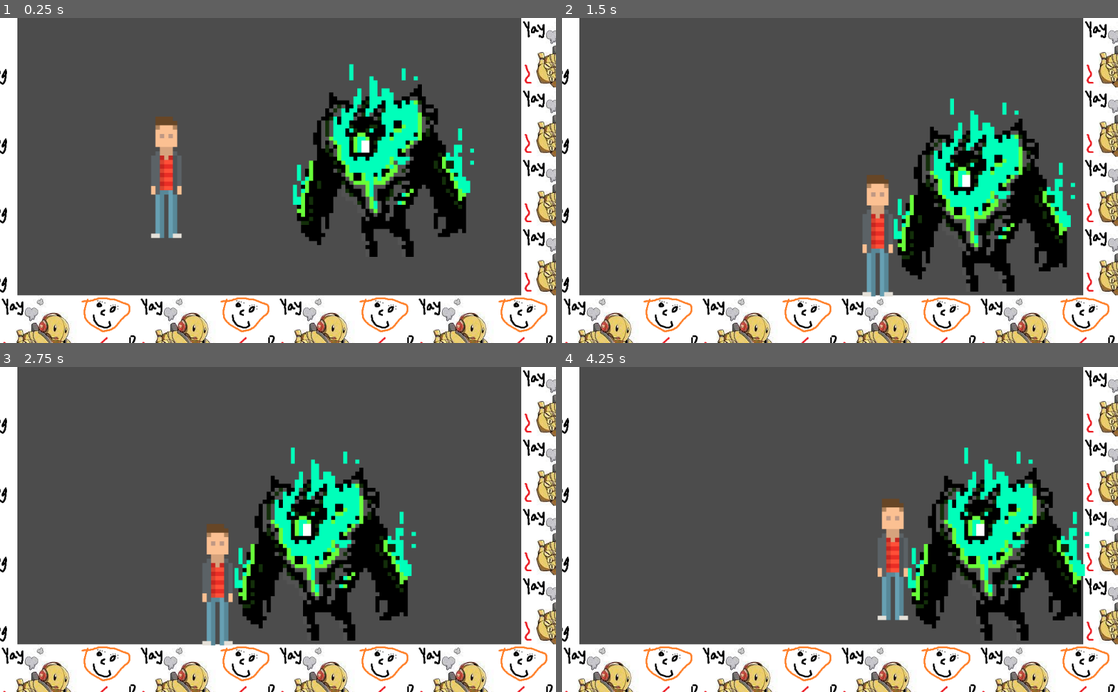
Above: before the commit, frames 1-4 (two rows, left to right).
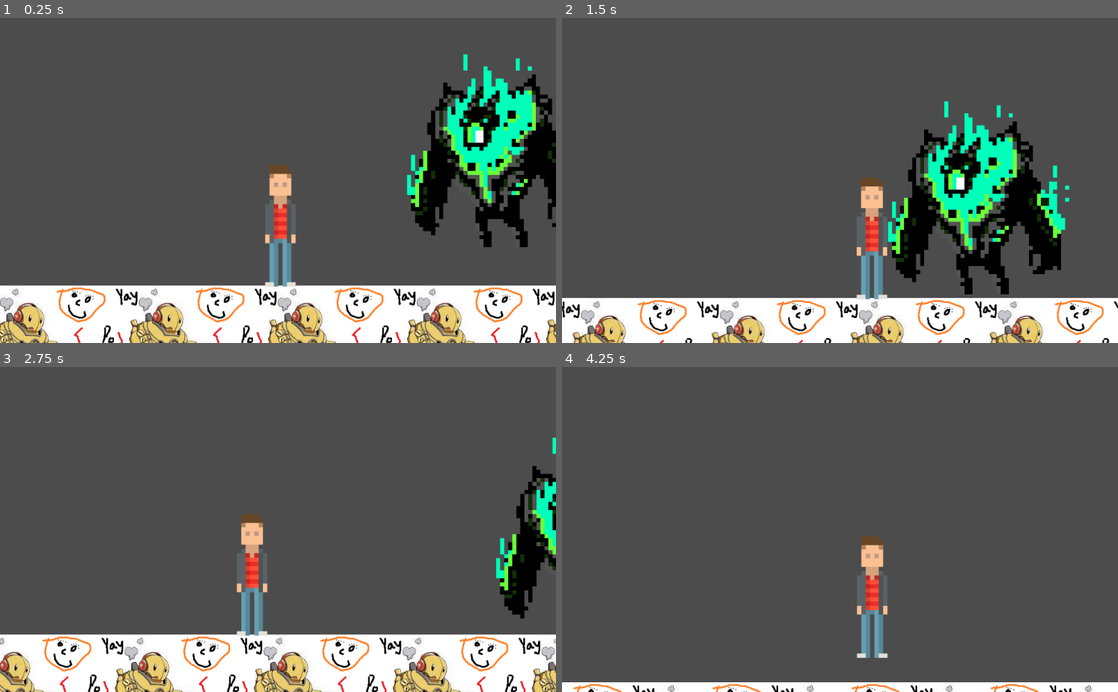
Above: after the commit, the same moments.

Repository: TjCulham/NightCrawler
Game: Godot game, scene res://source/levels/TestLevel.tscn
Two runs of this game, one before a commit and one after it. Both use one fixed random seed, a clock stepped at 60 frames per second and the inputs below. Before the commit the project has no main scene; this scene is started directly in both runs.
Inputs:
- Up to frame 1 (0.25 s): no input
- Up to frame 2 (1.5 s): hold D (moveRight) from 0.53 s (still down); tap W (jump) at 0.77 s
- Up to frame 3 (2.75 s): tap W (jump) at 1.52 s; release D (moveRight) at 2.03 s; hold A (moveLeft) from 2.03 s (still down)
- Up to frame 4 (4.25 s): release A (moveLeft) at 2.78 s; hold D (moveRight) from 2.78 s (still down); tap W (jump) at 3.02, 3.77 s

The runs differ from the first frame. In frame 1, 35% of the frame differs, in the area x 0-100%, y 0-100%; in frame 2, 24%; in frame 3, 31%; in frame 4, 33%.

Commit message:
added camera
looks good

Diff:
--- a/project.godot
+++ b/project.godot
@@ -21,6 +21,7 @@
 [application]
 
 config/name="Night Crawler"
+run/main_scene="res://source/levels/TestLevel.tscn"
 config/icon="res://icon.png"
 
 [input]
--- a/source/actors/enemyTest.gd
+++ b/source/actors/enemyTest.gd
@@ -1,4 +1,4 @@
-extends "res://source/actors/actors.gd"
+extends Actor
 
 func _ready() -> void:
 	_velocity.x = -speed.x
--- a/source/actors/player.tscn
+++ b/source/actors/player.tscn
@@ -18,3 +18,8 @@
 [node name="CollisionShape2D" type="CollisionShape2D" parent="."]
 position = Vector2( 4.17184, -115.093 )
 shape = SubResource( 1 )
+
+[node name="Camera2D" type="Camera2D" parent="."]
+position = Vector2( 0.000244141, -194.192 )
+current = true
+smoothing_enabled = true
--- a/source/levels/TestLevel.tscn
+++ b/source/levels/TestLevel.tscn
@@ -37,10 +37,10 @@
 collision_layer = 8
 collision_mask = 0
 format = 1
-tile_data = PoolIntArray( 65532, 0, 0, 15, 0, 0, 196604, 0, 0, 131087, 0, 0, 327676, 0, 0, 262159, 0, 0, 458748, 0, 0, 393231, 0, 0, 524288, 0, 0, 524292, 0, 0, 524296, 0, 0, 524300, 0, 0 )
+tile_data = PoolIntArray( 589812, 0, 0, 589816, 0, 0, 589820, 0, 0, 524288, 0, 0, 524292, 0, 0, 524296, 0, 0, 524300, 0, 0, 524304, 0, 0, 524308, 0, 0, 524312, 0, 0 )
 
 [node name="player" parent="." instance=ExtResource( 2 )]
-position = Vector2( 301.91, 272.998 )
+position = Vector2( 301.91, 508.199 )
 gravity = 4000.0
 
 [node name="Enemy" parent="." instance=ExtResource( 3 )]
